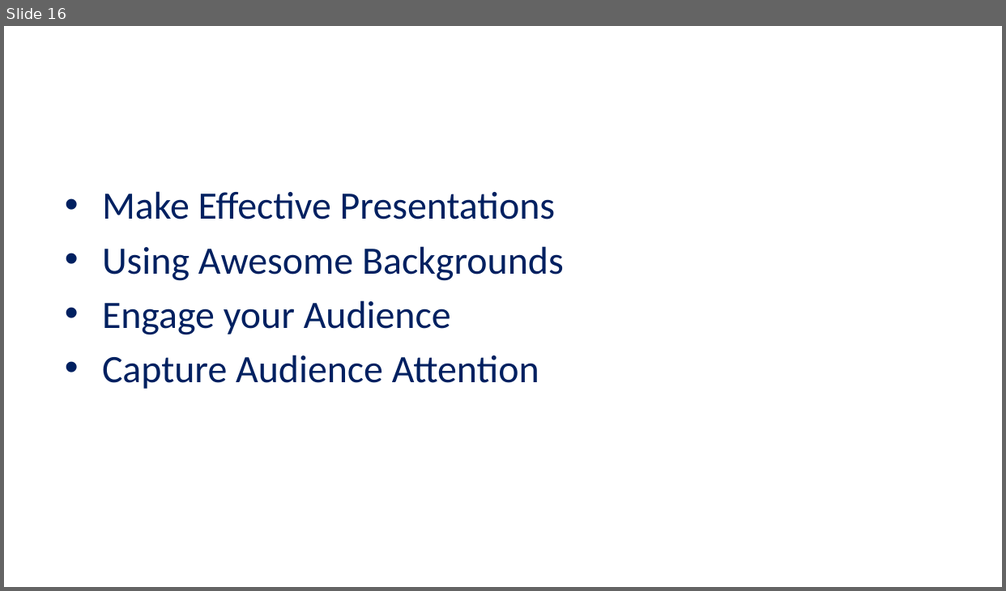
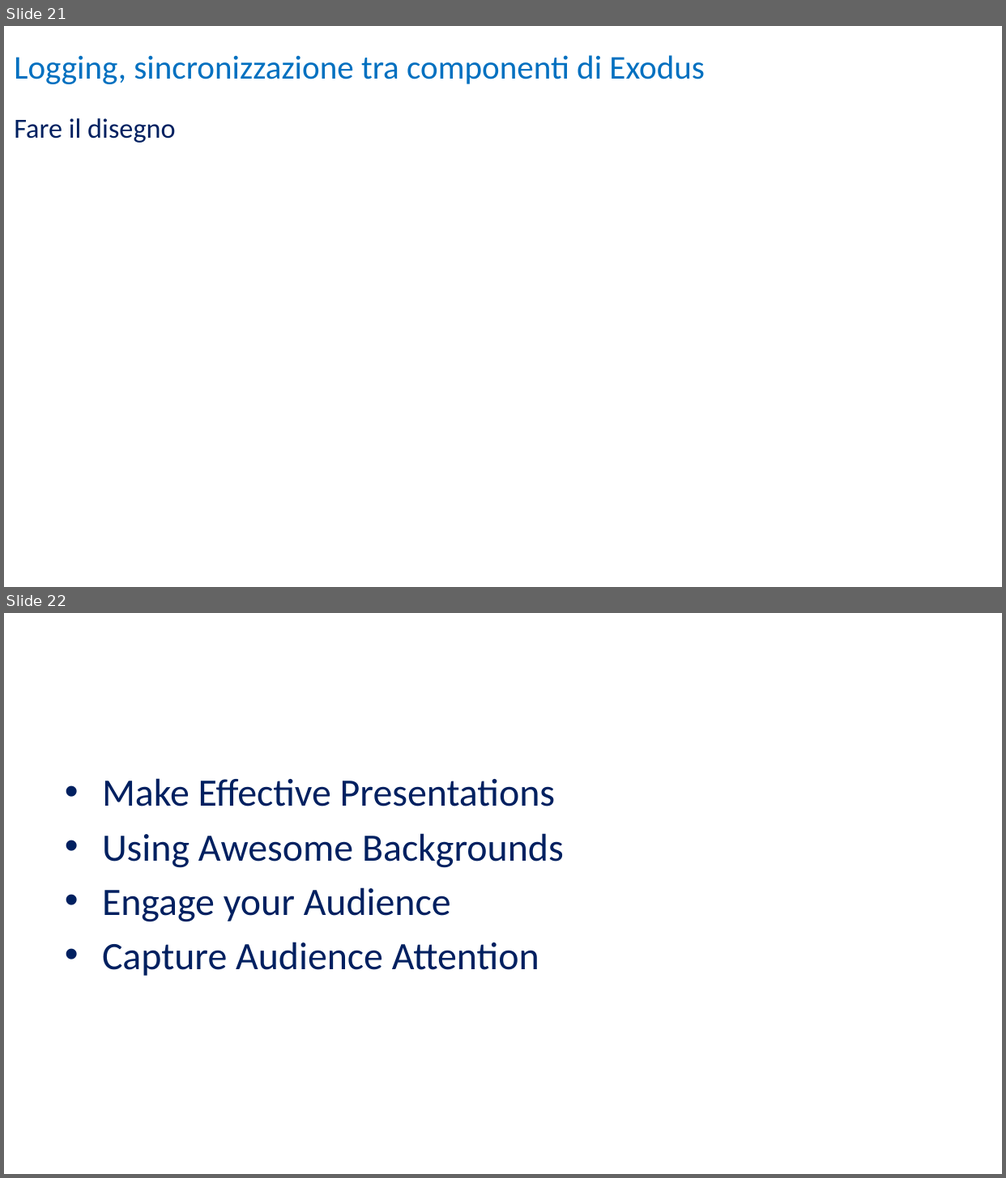
Before and after one commit to UltraLe/ServerWeb, a slide deck: RelazioneIIW.pptx. Shown one above the other, each under a label of ours: slide 16 before the commit, slides 21 and 22 after it. The pictures are 1006x591 and 1006x1178 pixels, drawn with LibreOffice and Linux fonts; fonts in the diff are those of the drawing; background and template pictures are left out. Boxes give left, top, right and bottom in pixels: in the first picture for what was removed or moved away, otherwise in the second. Text is boxed around its words. In the diff, an @@ line names an element or a change of style, - is before the commit and + after.

Commit message:
Add files via upload
Relazione, da finire logger, loggerManager e sincronizzazione con disegno

```diff
--- a/RelazioneIIW.pptx
+++ b/RelazioneIIW.pptx
@@ slide 21 added at (4,26,1002,587), background picture (left out) @@
@@ title added at (14,55,705,84), 24 pt, text #0070C0 @@
+Logging, sincronizzazione tra componenti di Exodus
@@ text added at (14,118,175,143), 20 pt, text #002060 @@
+Fare il disegno
@@ what was slide 16 is now slide 22 @@
```
Also in this commit, not shown: 5 slides changed, 5 other slides added.
